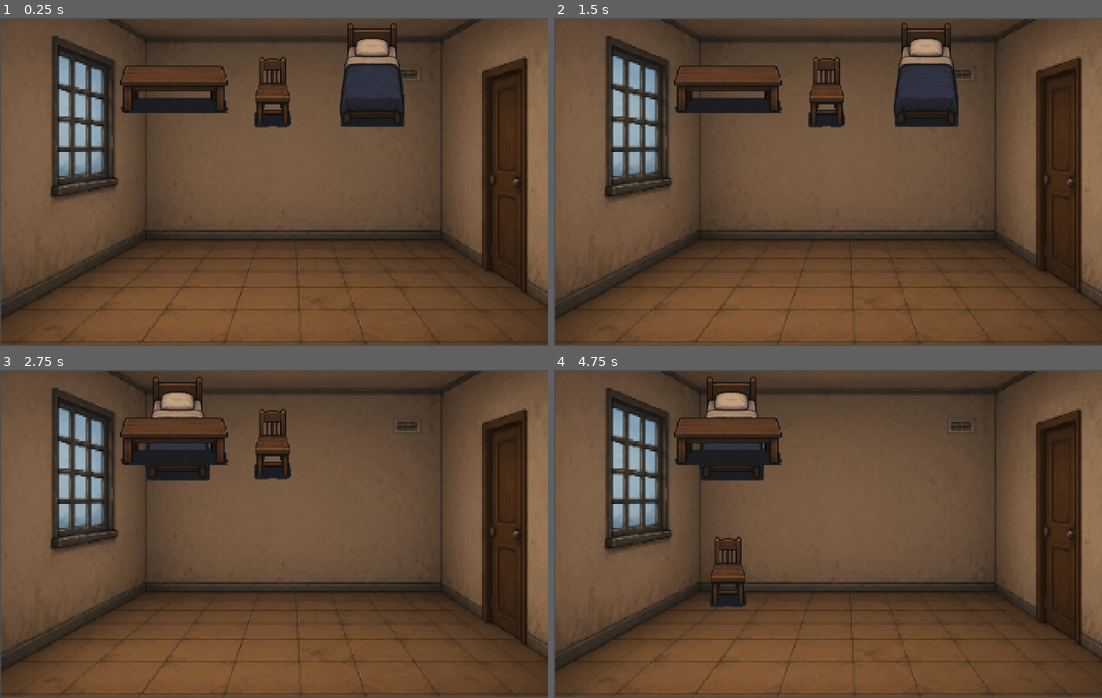
Above: before the commit, frames 1-4 (two rows, left to right).
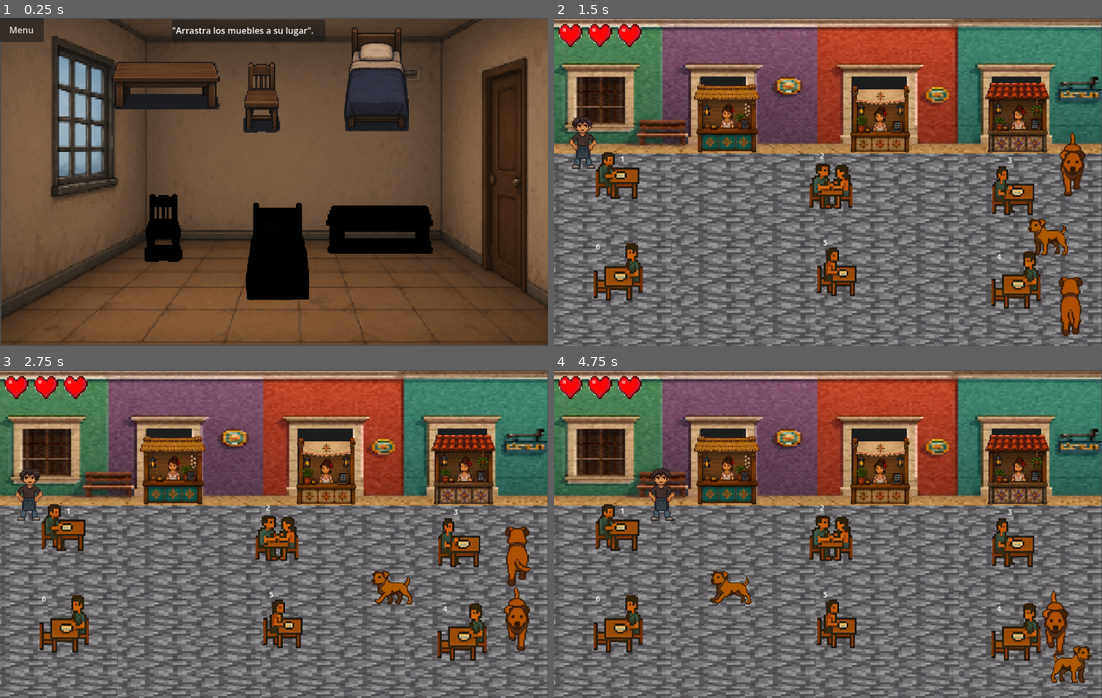
Above: after the commit, the same moments.

Repository: Aldair-Canul/Facultad-de-Ingenieria---Fora-de-Lugar
Game: Godot game, scene res://Scenes/Mini_Juego_Cuarto/mini_juego_cuarto.tscn
The game is run twice, just before and just after one commit, with the same random seed, the same clock (stepped at 60 frames per second) and the same inputs. This scene is started directly instead of the project's main scene.
Inputs (mouse positions are in pixels of both pictures, inside the frame that each line leads up to):
- Up to frame 1 (0.25 s): no input
- Up to frame 2 (1.5 s): click (575, 31) at 0.5 s, where only the run after the commit has a clickable "Menu"; click (811, 227) at 1.25 s, where only the run after the commit has a clickable "START"
- Up to frame 3 (2.75 s): tap Enter at 2 s; drag from (367, 435) to (175, 435) at 2.02 s
- Up to frame 4 (4.75 s): drag from (828, 445) to (800, 599) at 2.77 s; move the mouse to (729, 435) at 3.52 s; hold Right 3.53-4.25 s; click (729, 435) at 3.67 s; drag from (800, 599) to (729, 435) at 4.27 s

The runs differ from the first frame. In frame 1, 13% of the frame differs, in the area x 0-79%, y 0-87%; in frame 2, 96%; in frame 3, 96%, in the area x 0-100%, y 0-100%; in frame 4, 96%.

Commit message:
Se hicieron mejoras en la escena del cuarto.

Diff:
--- a/Proyecto-Infomatrix/Godot-Engine/Scenes/Mini_Juego_Cuarto/area_mesa.gd
+++ b/Proyecto-Infomatrix/Godot-Engine/Scenes/Mini_Juego_Cuarto/area_mesa.gd
@@ -33,4 +33,8 @@
 	if global_position.distance_to(target_position) < snap_distance:
 		global_position = target_position
 		locked = true
-		print("¡Mesa colocada en su lugar!")
+
+		# --- AQUÍ AGREGAMOS EL SONIDO ---
+		$"../SonidoClick".play()
+
+		print("¡Cama colocada en el centro!")
--- a/Proyecto-Infomatrix/Godot-Engine/Scenes/Mini_Juego_Cuarto/area_silla.gd
+++ b/Proyecto-Infomatrix/Godot-Engine/Scenes/Mini_Juego_Cuarto/area_silla.gd
@@ -32,4 +32,8 @@
 	if global_position.distance_to(target_position) < snap_distance:
 		global_position = target_position
 		locked = true
-		print("¡Silla colocada en su lugar!")
+
+		# --- AQUÍ AGREGAMOS EL SONIDO ---
+		$"../SonidoClick".play()
+
+		print("¡Cama colocada en el centro!")
--- /dev/null
+++ b/Proyecto-Infomatrix/Godot-Engine/Scenes/Mini_Juego_Cuarto/button.gd
@@ -0,0 +1,4 @@
+extends Button
+
+func _on_pressed() -> void:
+	get_tree().change_scene_to_file("res://Scenes/Menu/MenuInicio.tscn")
--- /dev/null
+++ b/Proyecto-Infomatrix/Godot-Engine/Scenes/Mini_Juego_Cuarto/mini_juego_cuarto.gd
@@ -0,0 +1,92 @@
+extends Node2D
+
+# ==========================================
+# VARIABLES
+# ==========================================
+# Variables del tutorial
+var tutorial_oculto = false
+
+# Variables del minijuego
+var objetos_colocados = 0
+var total_objetos = 3 # Cambia esto al número real de tus muebles (Cama, Mesa, Silla)
+
+# Referencia a la pantalla de victoria (Asegúrate de que la ruta coincida con tu árbol de nodos)
+@onready var pantalla_victoria = $CanvasLayer/PantallaVictoria
+
+# ==========================================
+# FUNCIÓN DE INICIO
+# ==========================================
+func _ready():
+	# Nos aseguramos de que la pantalla de victoria esté oculta al iniciar
+	if pantalla_victoria != null:
+		pantalla_victoria.hide()
+
+# ==========================================
+# ENTRADA DE CONTROLES (TUTORIAL)
+# ==========================================
+func _input(event):
+	# Verificamos si el tutorial sigue visible y si el evento es un botón del mouse
+	if not tutorial_oculto and event is InputEventMouseButton:
+		# Verificamos que sea un clic izquierdo y que esté presionado
+		if event.button_index == MOUSE_BUTTON_LEFT and event.pressed:
+
+			# Buscamos tu nodo de texto en el CanvasLayer
+			var texto_tutorial = $CanvasLayer/PanelContainer
+
+			if texto_tutorial != null:
+				texto_tutorial.hide()
+				tutorial_oculto = true # Marcamos que ya se ocultó
+
+# ==========================================
+# LÓGICA DE LAS ZONAS (SEÑALES)
+# ==========================================
+# Conecta estas señales desde el panel "Nodos" de tus Area2D
+
+# --- PARA LA CAMA ---
+func _on_zona_cama_area_entered(area):
+	if area.name == "Cama":
+		objetos_colocados += 1
+		verificar_victoria()
+
+func _on_zona_cama_area_exited(area):
+	if area.name == "Cama":
+		objetos_colocados -= 1
+
+# --- PARA LA SILLA ---
+func _on_zona_silla_area_entered(area):
+	if area.name == "Silla":
+		objetos_colocados += 1
+		verificar_victoria()
+
+func _on_zona_silla_area_exited(area):
+	if area.name == "Silla":
+		objetos_colocados -= 1
+
+# --- PARA LA MESA ---
+func _on_zona_mesa_area_entered(area):
+	if area.name == "Mesa":
+		objetos_colocados += 1
+		verificar_victoria()
+
+func _on_zona_mesa_area_exited(area):
+	if area.name == "Mesa":
+		objetos_colocados -= 1
+
+
+# ==========================================
+# SISTEMA DE VICTORIA
+# ==========================================
+func verificar_victoria():
+	if objetos_colocados == total_objetos:
+		mostrar_final()
+
+func mostrar_final():
+	# Hacemos visible la interfaz final
+	if pantalla_victoria != null:
+		pantalla_victoria.show()
+
+	# Imprimimos en consola para verificar que funciona
+	print("El cuarto quedo listo")
+
+	# Opcional: Detener el juego para que no se sigan moviendo las cosas
+	# get_tree().paused = true
--- a/Proyecto-Infomatrix/Godot-Engine/Scenes/Mini_Juego_Cuarto/mini_juego_cuarto.tscn
+++ b/Proyecto-Infomatrix/Godot-Engine/Scenes/Mini_Juego_Cuarto/mini_juego_cuarto.tscn
@@ -1,5 +1,6 @@
 [gd_scene format=3 uid="uid://cg7frm5bfe034"]
 
+[ext_resource type="Script" uid="uid://bn13nlnofhhoy" path="res://Scenes/Mini_Juego_Cuarto/mini_juego_cuarto.gd" id="1_5fjy6"]
 [ext_resource type="Texture2D" uid="uid://c67786o1xoqhj" path="res://images/EscenaCuarto/pxArt.png" id="1_gqp8h"]
 [ext_resource type="Script" uid="uid://c538iqk3ogbw8" path="res://area_cama.gd" id="2_caaqp"]
 [ext_resource type="Texture2D" uid="uid://ja8jqvxju5hu" path="res://images/EscenaCuarto/cama.png" id="3_jmsbh"]
@@ -7,6 +8,9 @@
 [ext_resource type="Texture2D" uid="uid://c3wrnbglf54cr" path="res://images/EscenaCuarto/silla cuarto.png" id="5_qcftv"]
 [ext_resource type="Script" uid="uid://8b5iimfmetku" path="res://Scenes/Mini_Juego_Cuarto/area_mesa.gd" id="6_dqmg8"]
 [ext_resource type="Texture2D" uid="uid://c6nuy662wt7gu" path="res://images/EscenaCuarto/mesa cuarto.png" id="6_qcftv"]
+[ext_resource type="AudioStream" uid="uid://cdmiiausc0864" path="res://sounds/sound_correct_min_cuarto.mp3" id="8_2yade"]
+[ext_resource type="AudioStream" uid="uid://hp8t0saefqy7" path="res://sounds/MusicaFondo_Min_Cuarto.mp3" id="9_gcic5"]
+[ext_resource type="Script" uid="uid://cuw34f2e1x4of" path="res://Scenes/Mini_Juego_Cuarto/button.gd" id="10_oc5ku"]
 
 [sub_resource type="RectangleShape2D" id="RectangleShape2D_qcftv"]
 size = Vector2(128, 205)
@@ -18,48 +22,93 @@
 size = Vector2(207, 119)
 
 [node name="Mini_Juego_Cuarto" type="Node2D" unique_id=1396101903]
+script = ExtResource("1_5fjy6")
 
 [node name="SpriteCuarto" type="Sprite2D" parent="." unique_id=556703628]
 position = Vector2(505.50003, 300)
 scale = Vector2(0.5861467, 0.6513661)
 texture = ExtResource("1_gqp8h")
 
+[node name="SiluetaCama" type="Sprite2D" parent="." unique_id=1299704413]
+modulate = Color(0.012617188, 0.012617188, 0.012617188, 1)
+position = Vector2(521, 432)
+scale = Vector2(0.34051725, 0.3696561)
+texture = ExtResource("3_jmsbh")
+
+[node name="SiluetaSilla" type="Sprite2D" parent="." unique_id=1792896919]
+modulate = Color(0.012617188, 0.012617188, 0.012617188, 1)
+position = Vector2(426, 443.00003)
+scale = Vector2(0.4321289, 0.46028548)
+texture = ExtResource("5_qcftv")
+
+[node name="SiluetaMesa" type="Sprite2D" parent="." unique_id=1370060461]
+modulate = Color(0.012617188, 0.012617188, 0.012617188, 1)
+position = Vector2(702, 403.99997)
+scale = Vector2(0.5483399, 0.36941803)
+texture = ExtResource("6_qcftv")
+
 [node name="AreaCama" type="Area2D" parent="." unique_id=641709515]
 script = ExtResource("2_caaqp")
 
 [node name="Sprite2D" type="Sprite2D" parent="AreaCama" unique_id=2141186369]
-position = Vector2(694, 110.00001)
+position = Vector2(702.00006, 118)
 scale = Vector2(0.34698278, 0.39591077)
 texture = ExtResource("3_jmsbh")
 
 [node name="CollisionShape2D" type="CollisionShape2D" parent="AreaCama" unique_id=385665105]
-position = Vector2(673, 118)
+position = Vector2(673, 126)
 shape = SubResource("RectangleShape2D_qcftv")
 
 [node name="AreaSilla" type="Area2D" parent="." unique_id=1400328365]
 script = ExtResource("4_jmsbh")
 
 [node name="Sprite2D" type="Sprite2D" parent="AreaSilla" unique_id=983272574]
-position = Vector2(621, 197.00002)
+position = Vector2(601.00006, 207)
 scale = Vector2(0.41796875, 0.4795022)
 texture = ExtResource("5_qcftv")
 
 [node name="CollisionShape2D" type="CollisionShape2D" parent="AreaSilla" unique_id=1382673625]
-position = Vector2(497, 138)
+position = Vector2(483, 145)
 shape = SubResource("RectangleShape2D_dqmg8")
 
 [node name="AreaMesa" type="Area2D" parent="." unique_id=1751761952]
 script = ExtResource("6_dqmg8")
 
 [node name="SpriteMesa" type="Sprite2D" parent="AreaMesa" unique_id=11238858]
-position = Vector2(327, 147)
+position = Vector2(312, 140)
 scale = Vector2(0.55564827, 0.36603817)
 texture = ExtResource("6_qcftv")
 
 [node name="CollisionShape2D" type="CollisionShape2D" parent="AreaMesa" unique_id=1426207702]
-position = Vector2(317.5, 121)
+position = Vector2(299, 112)
 shape = SubResource("RectangleShape2D_2yade")
+
+[node name="SonidoClick" type="AudioStreamPlayer2D" parent="." unique_id=1948293660]
+stream = ExtResource("8_2yade")
+
+[node name="MusicaFondo" type="AudioStreamPlayer2D" parent="." unique_id=1826114985]
+stream = ExtResource("9_gcic5")
+autoplay = true
+
+[node name="CanvasLayer" type="CanvasLayer" parent="." unique_id=1999439069]
+
+[node name="Button" type="Button" parent="CanvasLayer" unique_id=718337534]
+offset_right = 80.0
+offset_bottom = 44.0
+text = "Menu"
+script = ExtResource("10_oc5ku")
+
+[node name="PanelContainer" type="PanelContainer" parent="CanvasLayer" unique_id=1115666598]
+offset_left = 314.0
+offset_top = 3.0
+offset_right = 594.0
+offset_bottom = 43.0
+
+[node name="Label" type="Label" parent="CanvasLayer/PanelContainer" unique_id=699760889]
+layout_mode = 2
+text = "\"Arrastra los muebles a su lugar\"."
 
 [connection signal="input_event" from="AreaCama" to="AreaCama" method="_on_input_event"]
 [connection signal="input_event" from="AreaSilla" to="AreaSilla" method="_on_input_event"]
 [connection signal="input_event" from="AreaMesa" to="AreaMesa" method="_on_input_event"]
+[connection signal="pressed" from="CanvasLayer/Button" to="CanvasLayer/Button" method="_on_pressed"]
--- a/Proyecto-Infomatrix/Godot-Engine/area_cama.gd
+++ b/Proyecto-Infomatrix/Godot-Engine/area_cama.gd
@@ -33,6 +33,10 @@
 	if global_position.distance_to(target_position) < snap_distance:
 		global_position = target_position
 		locked = true
+
+		# --- AQUÍ AGREGAMOS EL SONIDO ---
+		$"../SonidoClick".play()
+
 		print("¡Cama colocada en el centro!")
 
 
Not shown, added: Proyecto-Infomatrix/Godot-Engine/Scenes/Mini_Juego_Cuarto/button.gd.uid
Not shown, added: Proyecto-Infomatrix/Godot-Engine/Scenes/Mini_Juego_Cuarto/mini_juego_cuarto.gd.uid
Not shown, added: Proyecto-Infomatrix/Godot-Engine/sounds/MusicaFondo_Min_Cuarto.mp3.import
Not shown, added: Proyecto-Infomatrix/Godot-Engine/sounds/sound_correct_min_cuarto.mp3.import
Not shown, added: Proyecto-Infomatrix/Godot-Engine/sounds/MusicaFondo_Min_Cuarto.mp3
Not shown, added: Proyecto-Infomatrix/Godot-Engine/sounds/sound_correct_min_cuarto.mp3
